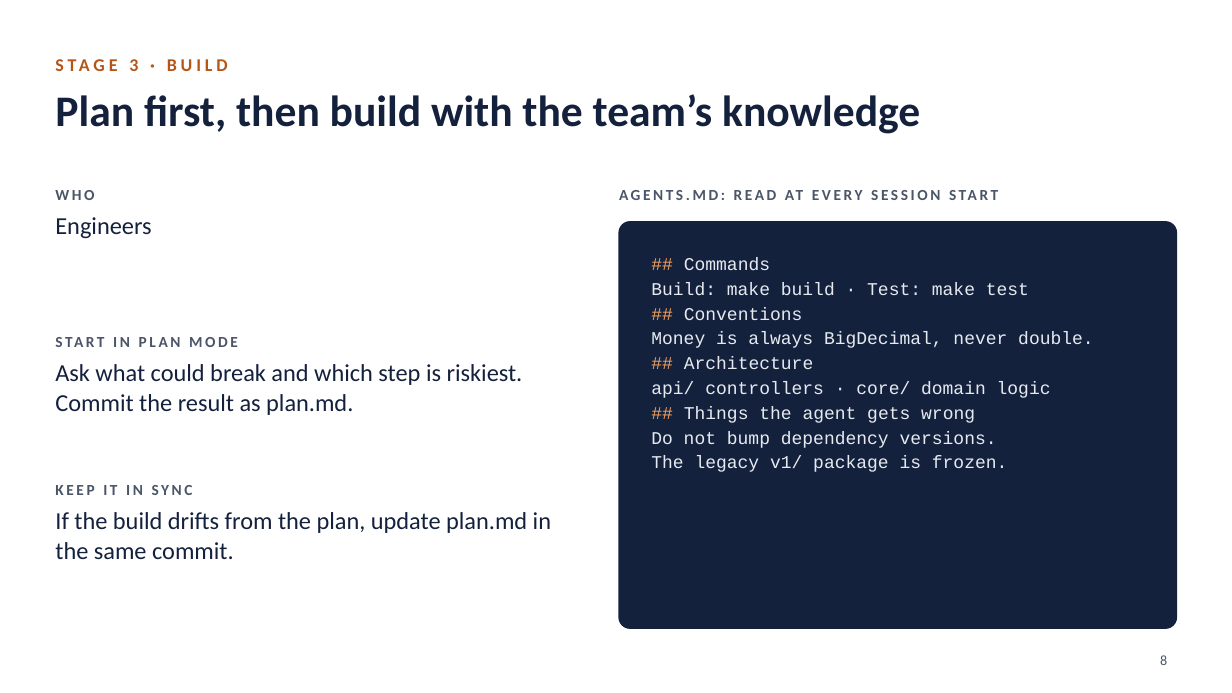
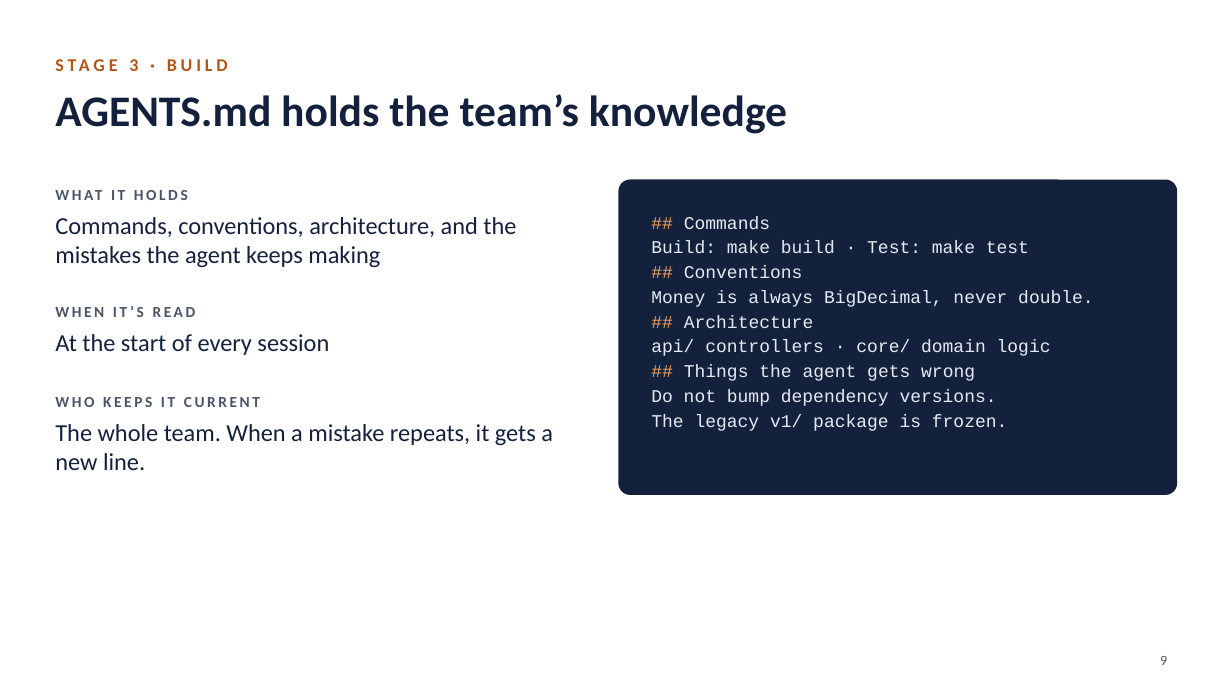
Before and after one commit to coderdark/AI-Native-SDLC, a slide deck: slide 9 of AI-Native-SDLC.pptx (slide 8 before the commit). Drawn at 1232x693 pixels with LibreOffice and Linux fonts; fonts in the diff are those of the drawing. Boxes give left, top, right and bottom in pixels: in the first picture for what was removed or moved away, otherwise in the second. Text is boxed around its words. In the diff, an @@ line names an element or a change of style, - is before the commit and + after.

```diff
--- a/AI-Native-SDLC.pptx
+++ b/AI-Native-SDLC.pptx
@@ title at (x1=55, y1=94, x2=787, y2=134): text changed @@
-Plan first, then build with the team’s knowledge
+AGENTS.md holds the team’s knowledge
@@ text at (x1=55, y1=190, x2=94, y2=200): text changed @@
-WHO
+WHAT IT HOLDS
@@ rounded rectangle resized from (x1=619, y1=222, x2=1177, y2=628) to (x1=619, y1=180, x2=1177, y2=494) @@
@@ rounded rectangle at (x1=619, y1=180, x2=1177, y2=494): proportions changed @@
@@ text "## Commands" moved from (x1=651, y1=258, x2=1094, y2=472) to (x1=651, y1=216, x2=1094, y2=431) @@
@@ text removed at (x1=785, y1=190, x2=803, y2=200) @@
-AGENTS.MD: READ AT EVERY SESSION START
@@ text at (x1=55, y1=217, x2=516, y2=267): text changed @@
-Engineers
+Commands, conventions, architecture, and the mistakes the agent keeps making
@@ text at (x1=55, y1=306, x2=196, y2=317): text changed @@
-START IN PLAN MODE
+WHEN IT’S READ
@@ text at (x1=55, y1=334, x2=329, y2=355): text changed @@
-Ask what could break and which step is riskiest. Commit the result as plan.md.
+At the start of every session
@@ text at (x1=55, y1=397, x2=260, y2=407): text changed @@
-KEEP IT IN SYNC
+WHO KEEPS IT CURRENT
@@ text at (x1=55, y1=424, x2=553, y2=470): text changed @@
-If the build drifts from the plan, update plan.md in the same commit.
+The whole team. When a mistake repeats, it gets a new line.
@@ page number at (x1=1160, y1=656, x2=1167, y2=665): text changed @@
-8
+9
```
Also in this commit, not shown: 3 other slides changed, 2 slides added, 1 slide removed.
